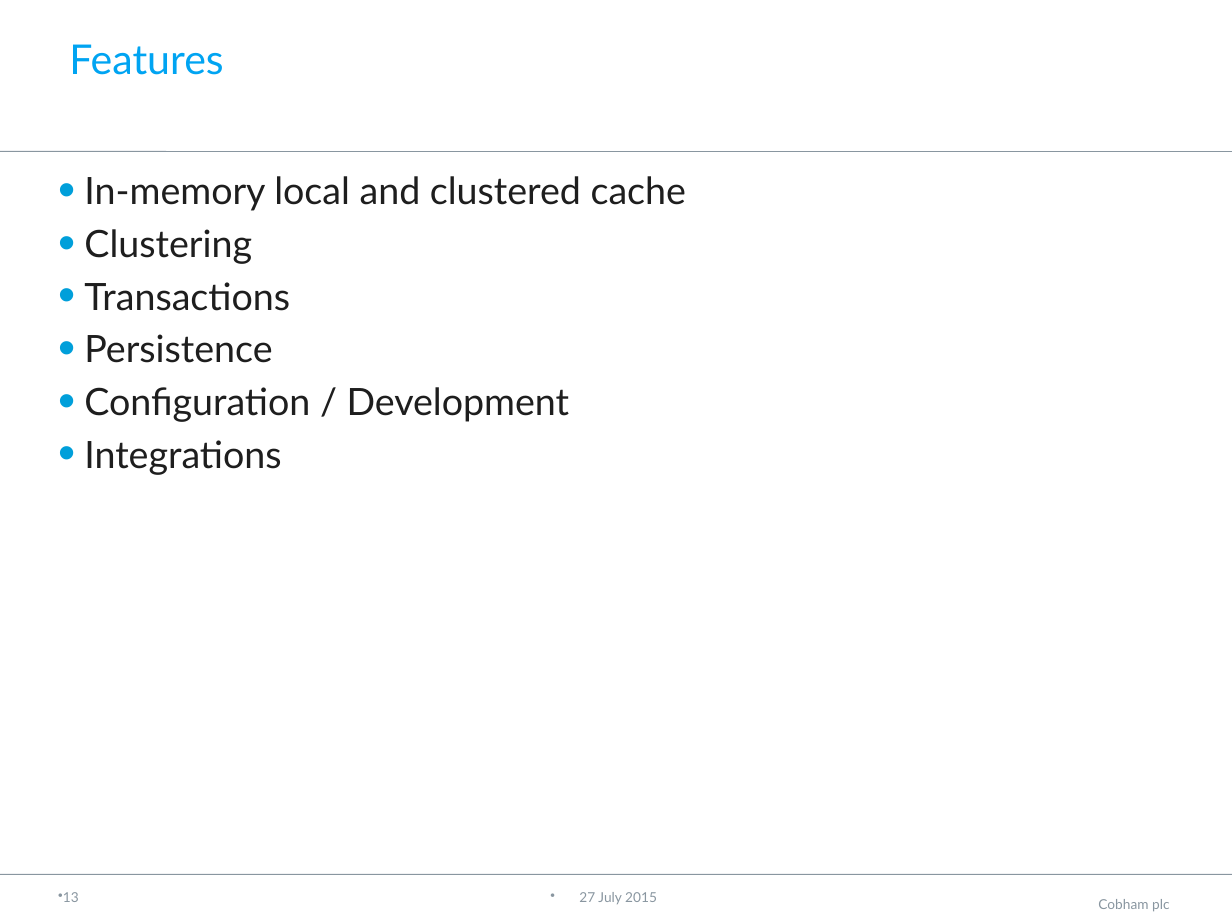
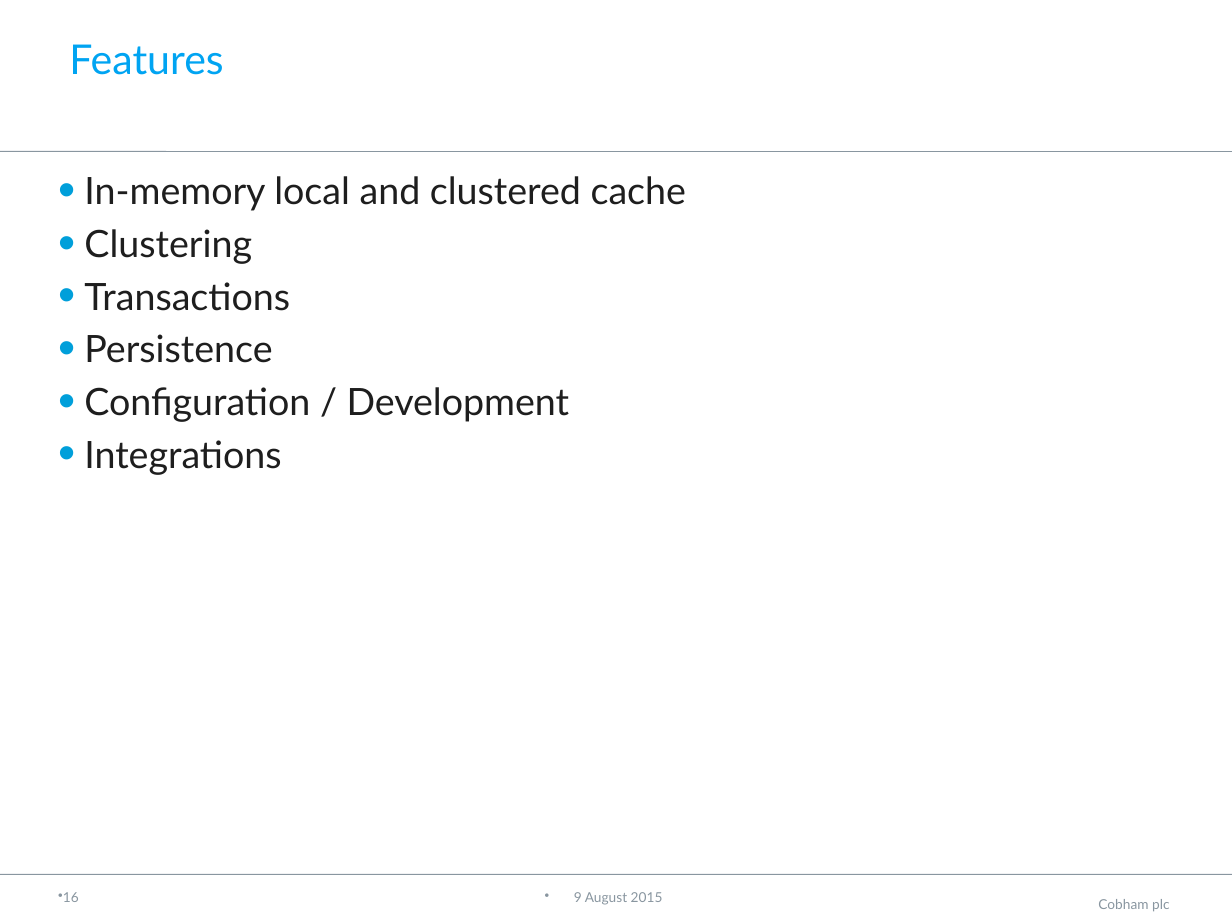
Before and after one commit to neha-bansal/Demos, a slide deck: slide 17 of infinispan-embedded-tutorial/Infinispan.pptx (slide 14 before the commit). Drawn at 1232x924 pixels with LibreOffice and Linux fonts; fonts in the diff are those of the drawing; background and template pictures are left out. Boxes give left, top, right and bottom in pixels: in the first picture for what was removed or moved away, otherwise in the second. Text is boxed around its words. In the diff, an @@ line names an element or a change of style, - is before the commit and + after.

```diff
--- a/infinispan-embedded-tutorial/Infinispan.pptx
+++ b/infinispan-embedded-tutorial/Infinispan.pptx
@@ page number at [63,892,79,902]: text changed @@
-13
+16
@@ text at [574,892,663,905]: text changed @@
-27 July 2015
+9 August 2015
```
Also in this commit, not shown: 14 other slides changed, 1 slide added.
